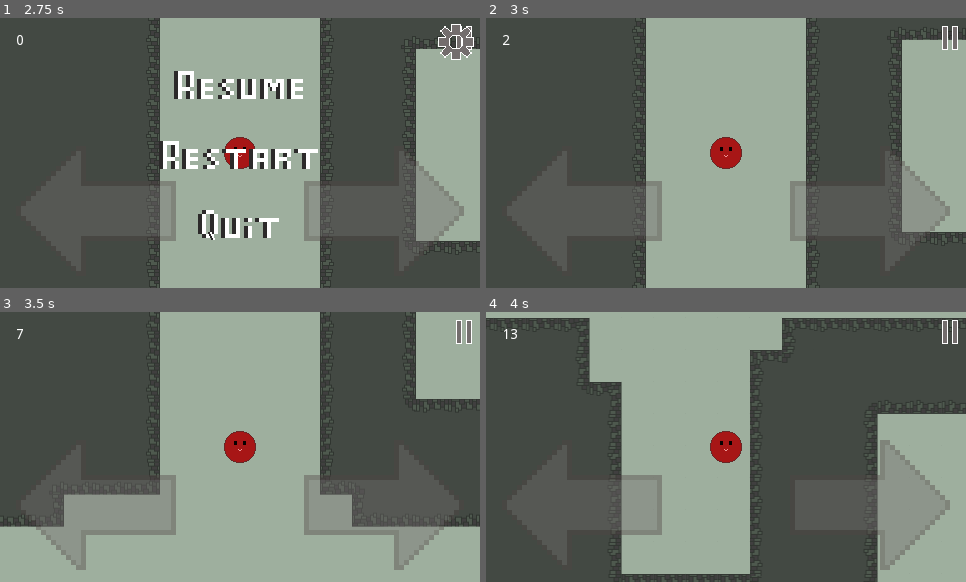
Above: before the commit, frames 1-4 (two rows, left to right).
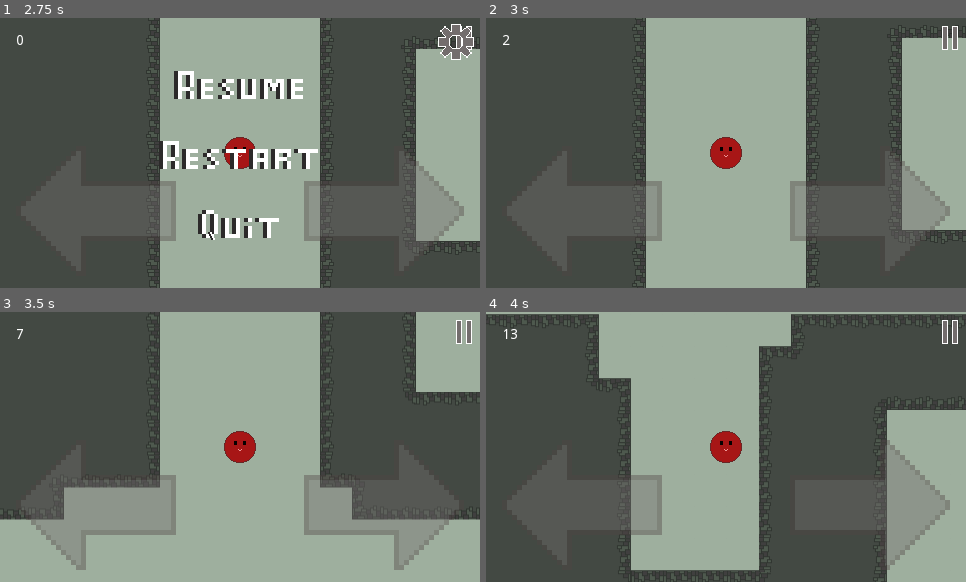
Above: after the commit, the same moments.

Repository: NetFreaks-Studio/a-maze-
Game: Godot game, scene res://scenes/levels/generic/generic/generic_level.tscn
The game is run twice, just before and just after one commit, with the same random seed, the same clock (stepped at 60 frames per second) and the same inputs.
Inputs (mouse positions are in pixels of both pictures, inside the frame that each line leads up to):
- Up to frame 1 (2.75 s): click (240, 155) at 0.5 s; click (240, 155) at 1.25 s; click (240, 155) at 2 s
- Up to frame 2 (3 s): click (726, 85) at 2.75 s
- Up to frame 3 (3.5 s): no input
- Up to frame 4 (4 s): click (870, 503) at 3.5 s

Frame 1 is identical in both runs. In frame 2, 1.5% of the frame differs, in the area x 30-100%, y 0-100%; in frame 3, 3.2%; in frame 4, 7.6%, in the area x 0-100%, y 0-100%.

Commit message:
Rotation Bug Fixed
It wasn't fixed...

Diff:
--- a/scenes/ball/scripts/ball.gd
+++ b/scenes/ball/scripts/ball.gd
@@ -25,18 +25,24 @@
 
 #processes bounces, sliding and free falling
 func _physics_process(delta):
+	if motion != Vector2(0,0):
+		_rotate_sprite()
+	_update_gravity()
 	if test_move(global_transform, delta*motion) and motion.length() > 10:
+		print("tm")
 		var col = move_and_collide(motion*delta)
 		var aux_motion = motion.bounce(col.normal)
 		motion = aux_motion*lerp(1, bounce_force, abs(motion.angle_to(aux_motion)/PI))
 		_update_sprite_rotation()
 	else:
+		print("nocol")
 		motion = move_and_slide(motion, normal)
-		if is_on_wall() or is_on_floor() or motion.length() <= 10:
+		if get_slide_count() > 0:
+			print("slidec")
 			motion -= motion*friction;
 			_update_sprite_rotation()
-	_update_gravity()
-	_rotate_sprite()
+
+
 
 #rotates the ball and all its physics atributes.
 #Desired effect for the end user: map is rotated, the ball keeps being affected by the gravity (falling down), as per usual
